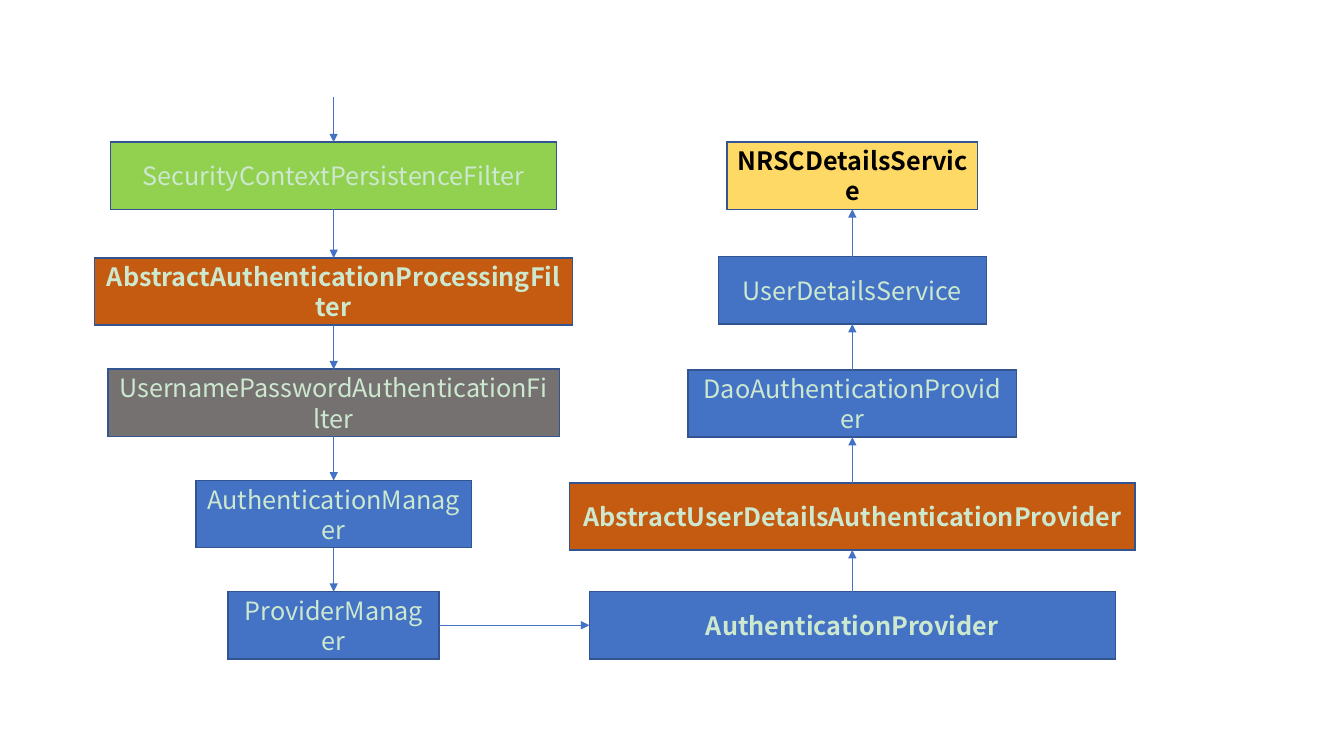
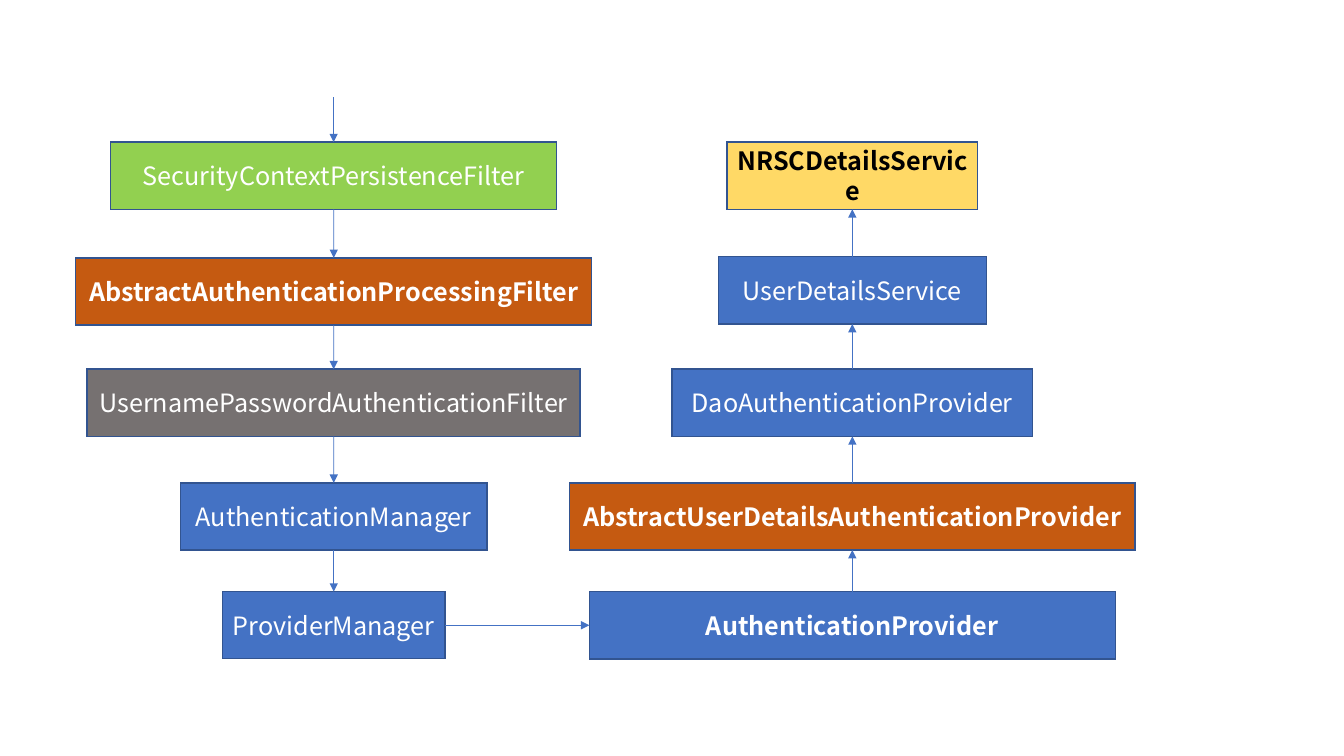
Before and after one commit to nieandsun/security, a slide deck: slide 1 of src/main/resources/docs/表单登陆认证、spring-security原理图.pptx. Drawn at 1344x756 pixels with LibreOffice and Linux fonts; fonts in the diff are those of the drawing. Boxes give left, top, right and bottom in pixels: in the first picture for what was removed or moved away, otherwise in the second. Text is boxed around its words. In the diff, an @@ line names an element or a change of style, - is before the commit and + after.

```diff
--- a/src/main/resources/docs/表单登陆认证、spring-security原理图.pptx
+++ b/src/main/resources/docs/表单登陆认证、spring-security原理图.pptx
@@ background #CCE8CF to #FFFFFF @@
@@ rectangle "AbstractAuthenticationProcessingFilter": place and size @@
-rectangle "AbstractAuthenticationProcessingFilter" at [95, 258, 573, 326]
+rectangle "AbstractAuthenticationProcessingFilter" at [76, 258, 592, 326]
@@ rectangle "UsernamePasswordAuthenticationFilter": place and size @@
-rectangle "UsernamePasswordAuthenticationFilter" at [108, 369, 560, 437]
+rectangle "UsernamePasswordAuthenticationFilter" at [87, 369, 580, 437]
@@ rectangle "DaoAuthenticationProvider": place and size @@
-rectangle "DaoAuthenticationProvider" at [689, 370, 1017, 438]
+rectangle "DaoAuthenticationProvider" at [673, 369, 1033, 437]
@@ text colour #CCE8CF to #FFFFFF in 9 elements at [111, 142, 557, 210], [570, 483, 1135, 551], [719, 257, 987, 325], [590, 592, 1116, 659], [223, 592, 446, 659], [76, 258, 592, 326], [87, 369, 580, 437], [673, 369, 1033, 437], [180, 483, 487, 551] @@
@@ rectangle "AuthenticationManager": place and size @@
-rectangle "AuthenticationManager" at [196, 481, 471, 548]
+rectangle "AuthenticationManager" at [180, 483, 487, 551]
@@ arrow moved from (334, 547) - (334, 592) to (334, 551) - (334, 592) @@
@@ rectangle "ProviderManager": place and size @@
-rectangle "ProviderManager" at [228, 592, 439, 659]
+rectangle "ProviderManager" at [223, 592, 446, 659]
@@ arrow moved from (440, 625) - (590, 625) to (446, 625) - (590, 625) @@
```
Also in this commit, not shown: 5 other slides changed, 2 slides added, 7 other files.
